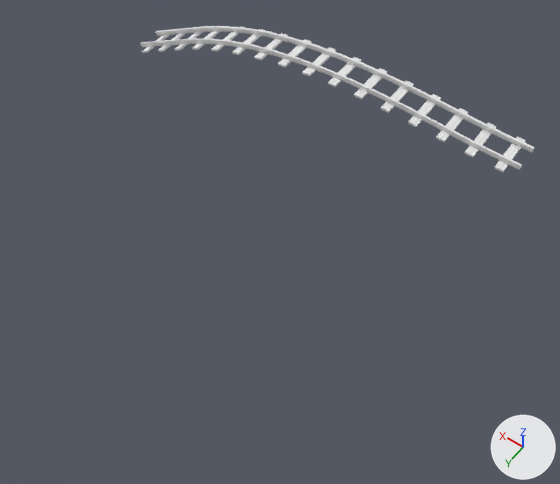
An edit to the Blender file Assets/Models/LowPoly/Mine/Track_down.blend, drawn before and after from the same camera.
Both versions are drawn from a 50 mm camera at (-22.6, 37.6, 36.3) aimed at (-4.4, 12.2, -3.6). Lighting does not change. The marker at lower right points along +X, +Y and +Z.

The older version as bpy lines, for what is in view:
```python
me_cube_005 = bpy.data.meshes.new('Cube.005')
me_cube_005.from_pydata(...)  # 94 vertices, 89 faces; spans x -0.9..0.9, y -1.12..1.01, z 0.01..0.54
cu_beziercurve = bpy.data.curves.new('BezierCurve', 'CURVE')
cu_beziercurve.dimensions = '3D'
_sp = cu_beziercurve.splines.new('BEZIER'); _sp.bezier_points.add(1)
_sp.bezier_points.foreach_set('co', [-1.0, 0.0, 0.0, 1.0, 0.0, -0.244])
_sp.bezier_points.foreach_set('handle_left', [-1.707, -0.00172, 0.0, 0.229, -0.000329, 0.204])
_sp.bezier_points.foreach_set('handle_right', [-0.571, 0.00105, 0.0, 2.156, 0.000493, -0.916])
for _p, _l, _r in zip(_sp.bezier_points, ['ALIGNED', 'ALIGNED'], ['ALIGNED', 'ALIGNED']): _p.handle_left_type = _l; _p.handle_right_type = _r
_sp.order_u = 0
_sp.order_v = 0
cu_beziercurve.use_path = True
cu_beziercurve.use_path_clamp = True
cu_beziercurve.bevel_resolution = 0
cu_beziercurve.fill_mode = 'HALF'
ob_beziercurve = bpy.data.objects.new('BezierCurve', cu_beziercurve)
ob_beziercurve.location = (0.0, 0.0, 0.0)
ob_beziercurve.scale = (14.0, 14.0, 14.0)
ob_cube_000 = bpy.data.objects.new('Cube.000', me_cube_005)
ob_cube_000.location = (0.0, 0.0, 0.0)
ob_cube_000.rotation_euler = (0.0, 1.571, 0.0)  # degrees (0, 90, 0)
ob_cube_000.scale = (1.88, 1.0, 1.0)
_m = ob_cube_000.modifiers.new('Array', 'ARRAY')
_m.count = 16
_m.constant_offset_displace = (0.0, 0.0, 0.0)
_m.relative_offset_displace = (0.0, 1.0, 0.0)
_m = ob_cube_000.modifiers.new('Curve', 'CURVE')
_m.object = ob_beziercurve
_m.deform_axis = 'POS_Y'
```
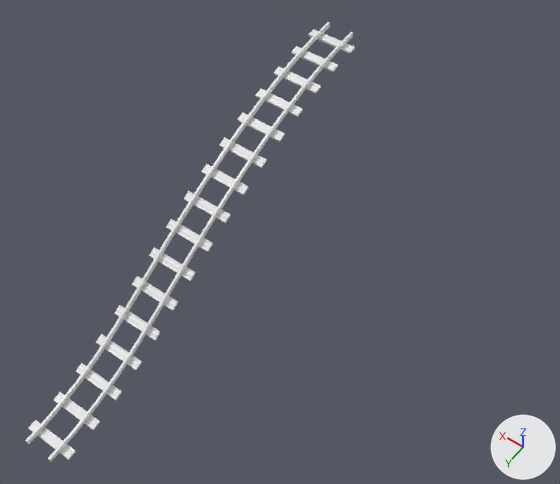
ob_beziercurve is not drawn itself; it is used by a modifier of ob_cube_000.

Edits to the bpy script that builds the scene:
```text
Change me_cube_005:
    where me_cube_005.from_pydata(...)  # 94 vertices, 89 faces; spans x -0.9..0.9, y -1.12..1.01, z 0.01..0.54
    used by ob_cube_000; location = (0.0, 0.0, 0.0); rotation_euler = (0.0, 1.571, 0.0), in degrees (0, 90, 0); scale = (1.88, 1.0, 1.0)
    me_cube_005 part 1: the whole mesh is turned 180 degrees about the y axis through its middle, then moved by (0.02, 0.0, -0.1)
Change cu_beziercurve:
    remove _sp.bezier_points.foreach_set('co', [-1.0, 0.0, 0.0, 1.0, 0.0, -0.244])
    remove _sp.bezier_points.foreach_set('handle_left', [-1.707, -0.00172, 0.0, 0.229, -0.000329, 0.204])
    remove _sp.bezier_points.foreach_set('handle_right', [-0.571, 0.00105, 0.0, 2.156, 0.000493, -0.916])
    remove for _p, _l, _r in zip(_sp.bezier_points, ['ALIGNED', 'ALIGNED'], ['ALIGNED', 'ALIGNED']): _p.handle_left_type = _l; _p.handle_right_type = _r
    _sp: cu_beziercurve.splines.new('BEZIER'); _sp.bezier_points.add(1) -> cu_beziercurve.splines.new('BEZIER'); _sp.bezier_points.add(2)
    add _sp.bezier_points.foreach_set('co', [0.0, 0.0, 0.238, -0.000634, 1.087, -0.0726, 0.0, 2.342, -0.587])
    add _sp.bezier_points.foreach_set('handle_left', [0.00042, -0.707, 0.238, -0.000511, 0.685, 0.123, -0.000697, 1.867, -0.587])
    add _sp.bezier_points.foreach_set('handle_right', [-0.000148, 0.25, 0.238, -0.000771, 1.533, -0.29, 0.00147, 3.342, -0.587])
    add for _p, _l, _r in zip(_sp.bezier_points, ['ALIGNED', 'ALIGNED', 'ALIGNED'], ['ALIGNED', 'ALIGNED', 'ALIGNED']): _p.handle_left_type = _l; _p.handle_right_type = _r
Change ob_beziercurve:
    ob_beziercurve.scale: (14.0, 14.0, 14.0) -> (13.1, 13.1, 13.1)
Change ob_cube_000:
    ob_cube_000.rotation_euler: (0.0, 1.571, 0.0) -> (0.0, -1.571, 0.0)  # degrees (0, 90, 0) -> degrees (0, -90, 0)
```

Location of each change, [x1, y1, x2, y2] in pixels of the pictures (560 x 484 px):
'Cube.000', reshaped, rescaled, turned
    before: [140, 26, 535, 172]
    after: [25, 22, 355, 462]
